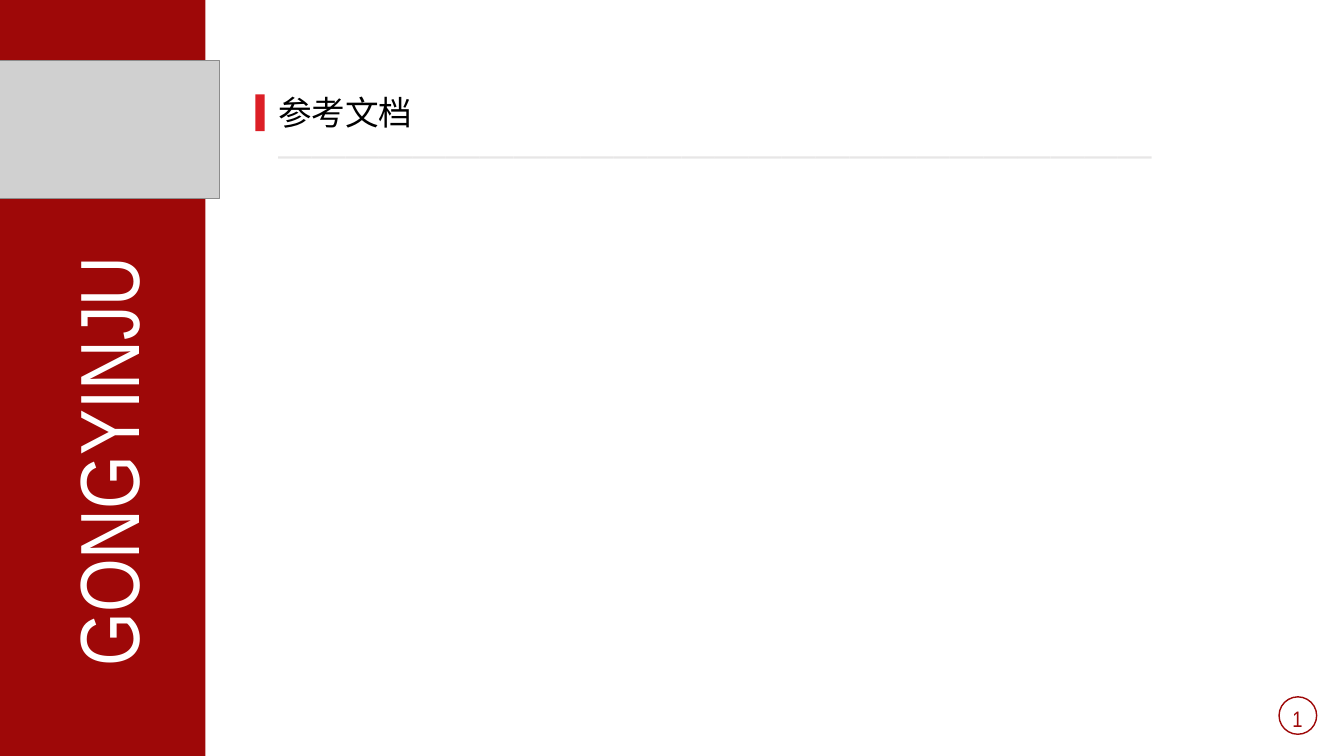
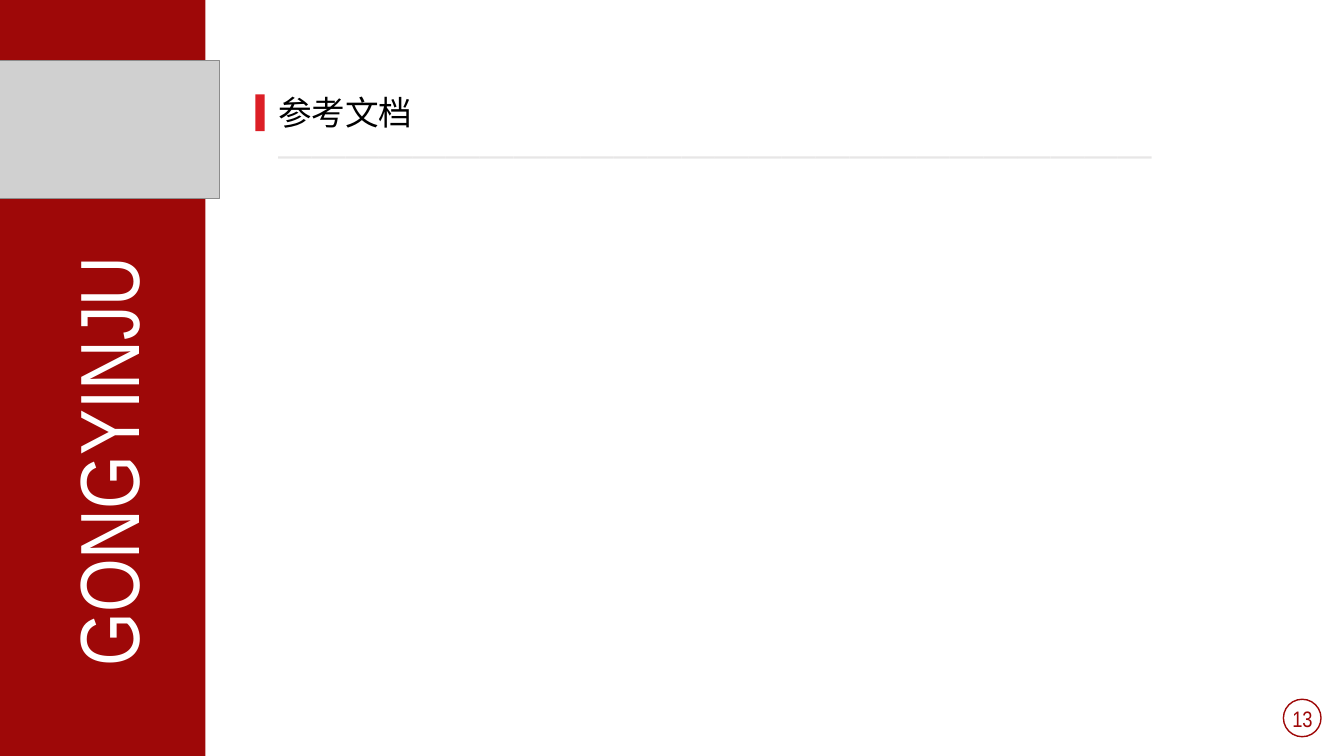
Before and after one commit to fanpeiyao/printTpl, a slide deck: slide 18 of 前端培训.ppt (slide 13 before the commit). Drawn at 1344x756 pixels with LibreOffice and Linux fonts; fonts in the diff are those of the drawing; grey boxes stand for pictures. Boxes give left, top, right and bottom in pixels: in the first picture for what was removed or moved away, otherwise in the second. Text is boxed around its words. In the diff, an @@ line names an element or a change of style, - is before the commit and + after.

```diff
--- a/前端培训.ppt
+++ b/前端培训.ppt
@@ ellipse: place and size @@
-ellipse at box(1279, 696, 1316, 733)
+ellipse at box(1283, 699, 1320, 736)
@@ text removed at box(1292, 711, 1302, 727) @@
-1
@@ text added at box(1292, 711, 1312, 728), 16 pt, text #9E0808 @@
+13
```
Also in this commit, not shown: 9 other slides changed, 5 slides added.
